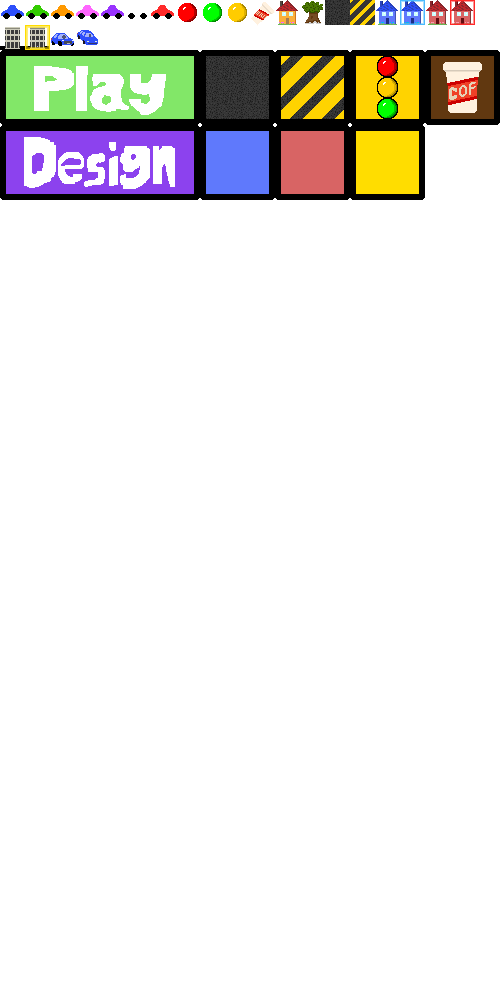
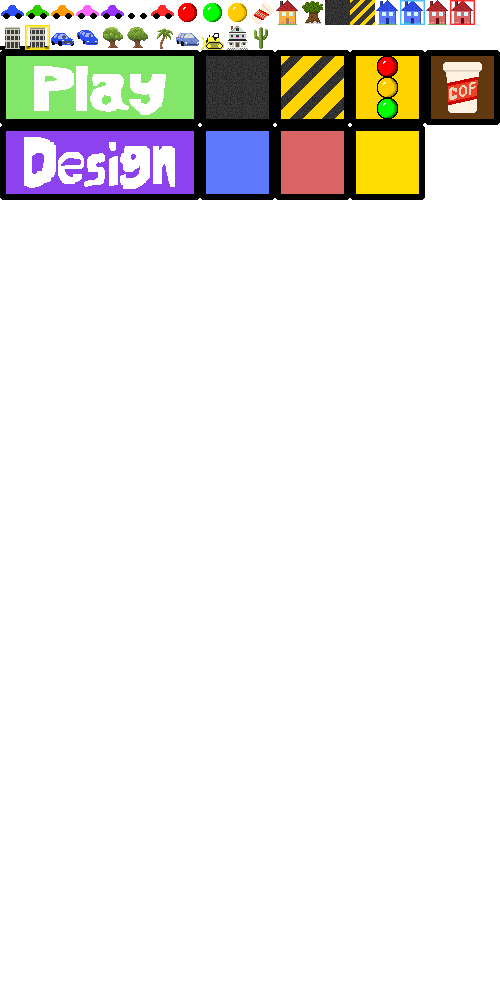
Two versions of the same layered image (500px x 1000px). Layer-by-layer changes:
added layer "cactus" above "house remodeled" over [254,27,268,49]
added layer "house remodeled" above "adam's sprites" over [227,25,248,50]
added layer "adam's sprites" above "office button" over [103,27,224,50]
